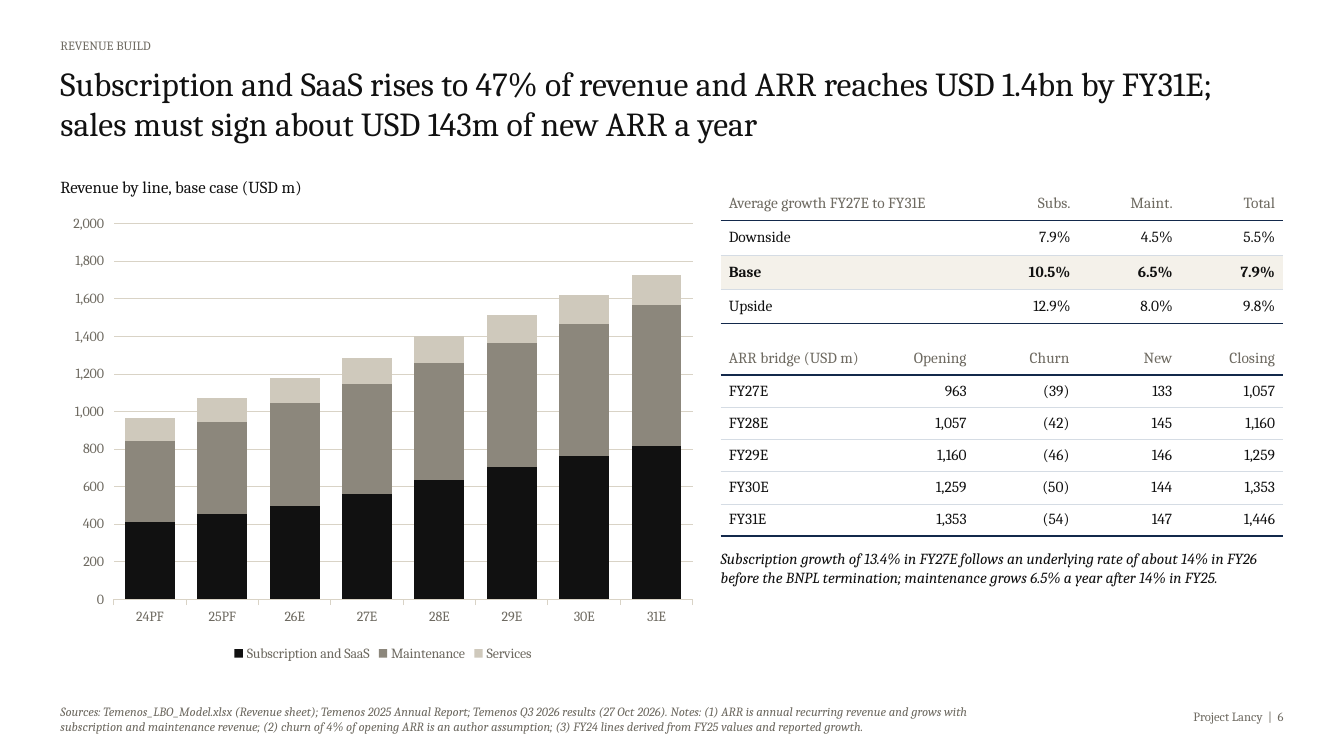
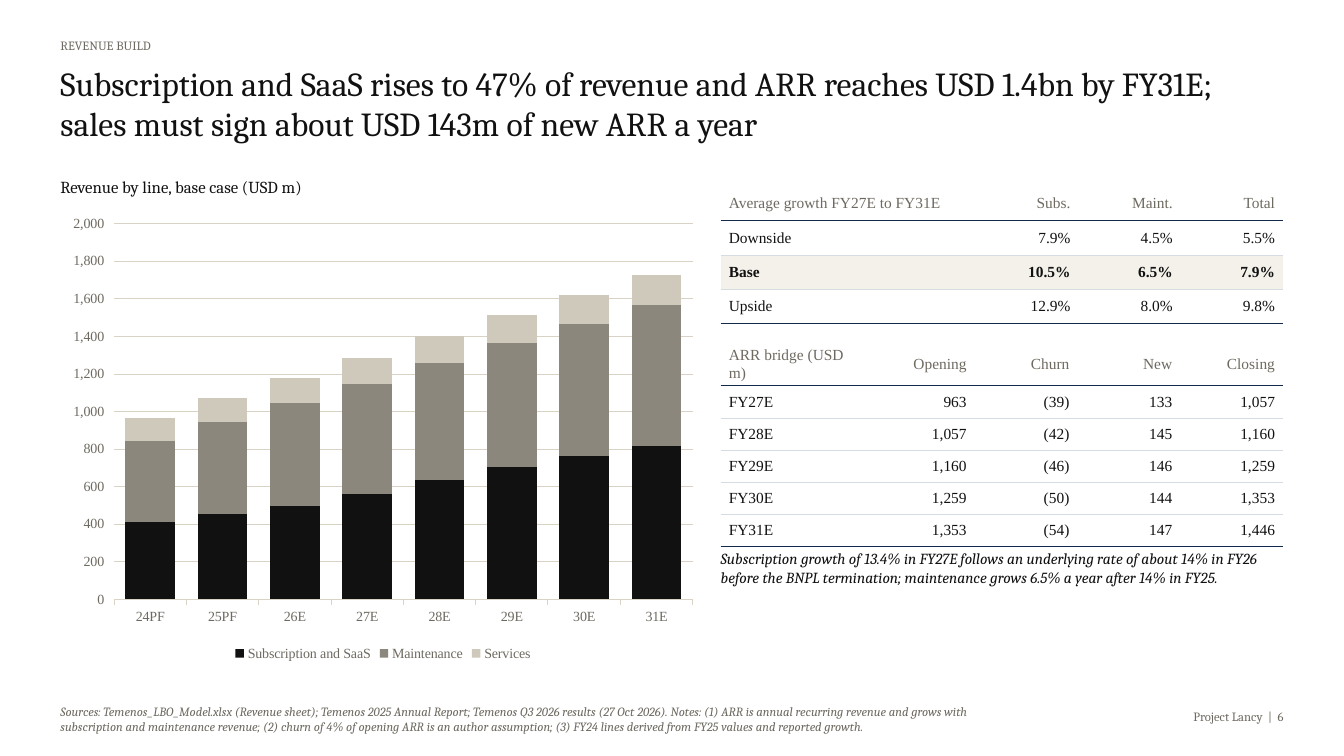
Before and after one commit to pascalielric/financelab, a slide deck: slide 6 of downloads/Temenos_LBO_IC_Deck.pptx. Drawn at 1344x756 pixels with LibreOffice and Linux fonts; fonts in the diff are those of the drawing. Boxes give left, top, right and bottom in pixels: in the first picture for what was removed or moved away, otherwise in the second. Text is boxed around its words. In the diff, an @@ line names an element or a change of style, - is before the commit and + after.

```diff
--- a/downloads/Temenos_LBO_IC_Deck.pptx
+++ b/downloads/Temenos_LBO_IC_Deck.pptx
@@ column stacked chart at box(60, 207, 706, 665) @@
@@ lettering changed @@
@@ table at box(721, 187, 1282, 324) @@
@@ font Cambria to Times New Roman @@
@@ table at box(721, 343, 1284, 542) @@
@@ font Cambria to Times New Roman @@
```
Also in this commit, not shown: 13 other slides changed, 19 other files.
